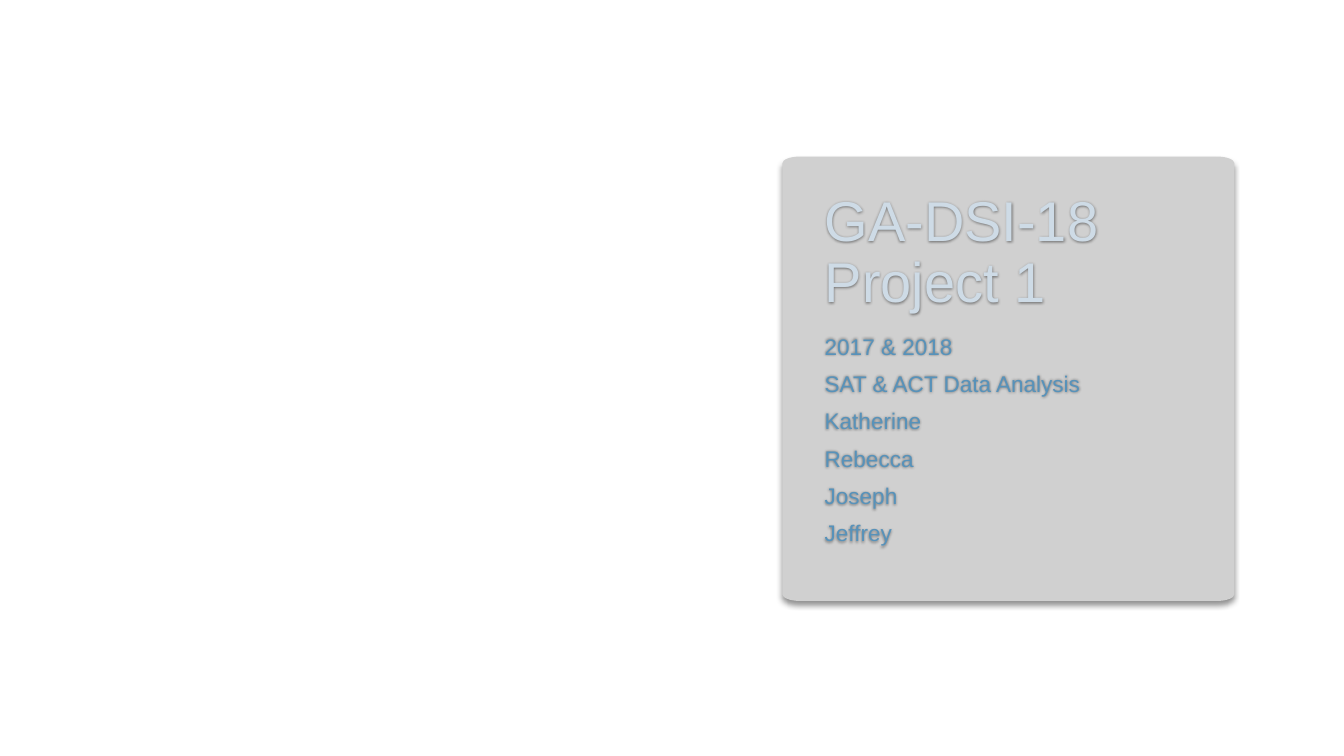
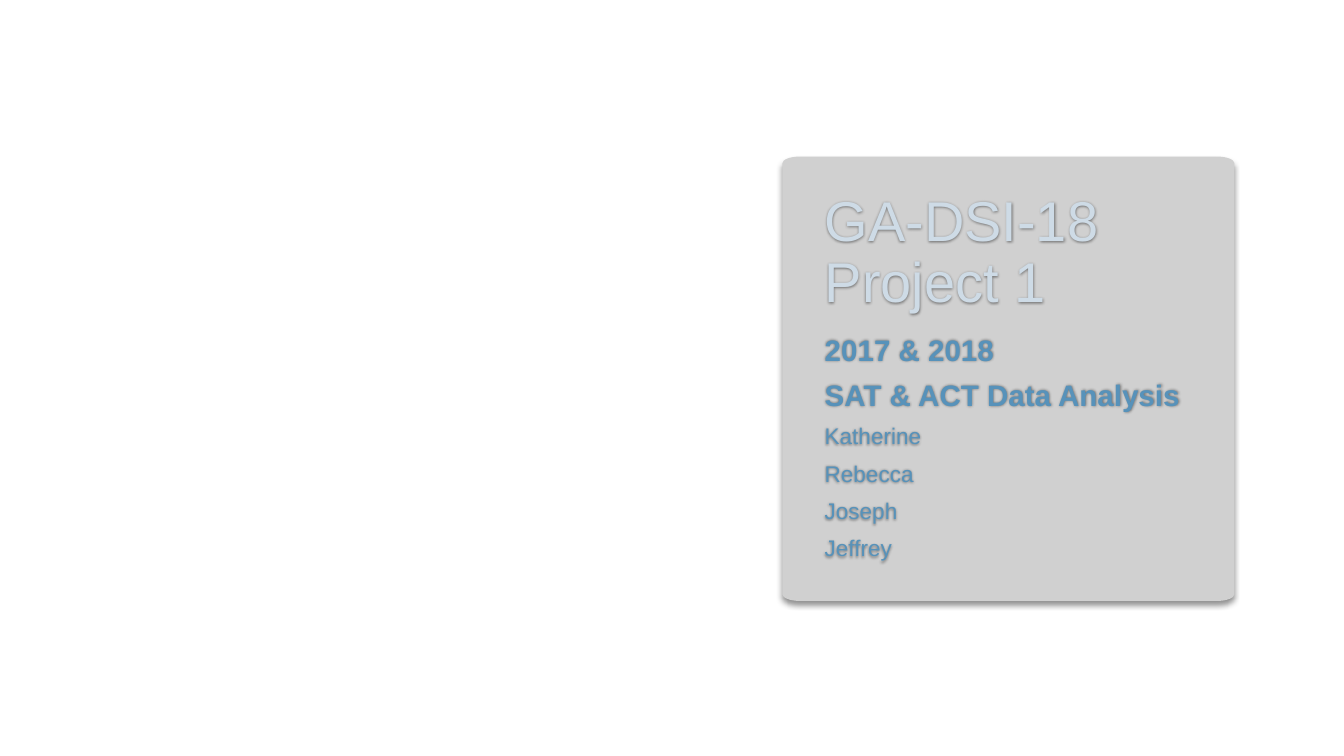
Before and after one commit to GitJeffreySim/dsiprojects, a slide deck: slide 1 of project_1/Project_1_presentation_joint.pptx. Drawn at 1344x756 pixels with LibreOffice and Linux fonts; fonts in the diff are those of the drawing; grey boxes stand for pictures; background and template pictures are left out. Boxes give left, top, right and bottom in pixels: in the first picture for what was removed or moved away, otherwise in the second. Text is boxed around its words. In the diff, an @@ line names an element or a change of style, - is before the commit and + after.

```diff
--- a/project_1/Project_1_presentation_joint.pptx
+++ b/project_1/Project_1_presentation_joint.pptx
@@ subtitle at (825, 340, 1179, 411): size 16.1 to 21.1 pt, bold on in "2017 & 2018", "SAT & ACT Data Analysis" @@
```
Also in this commit, not shown: 7 other slides changed, 50 other files.
